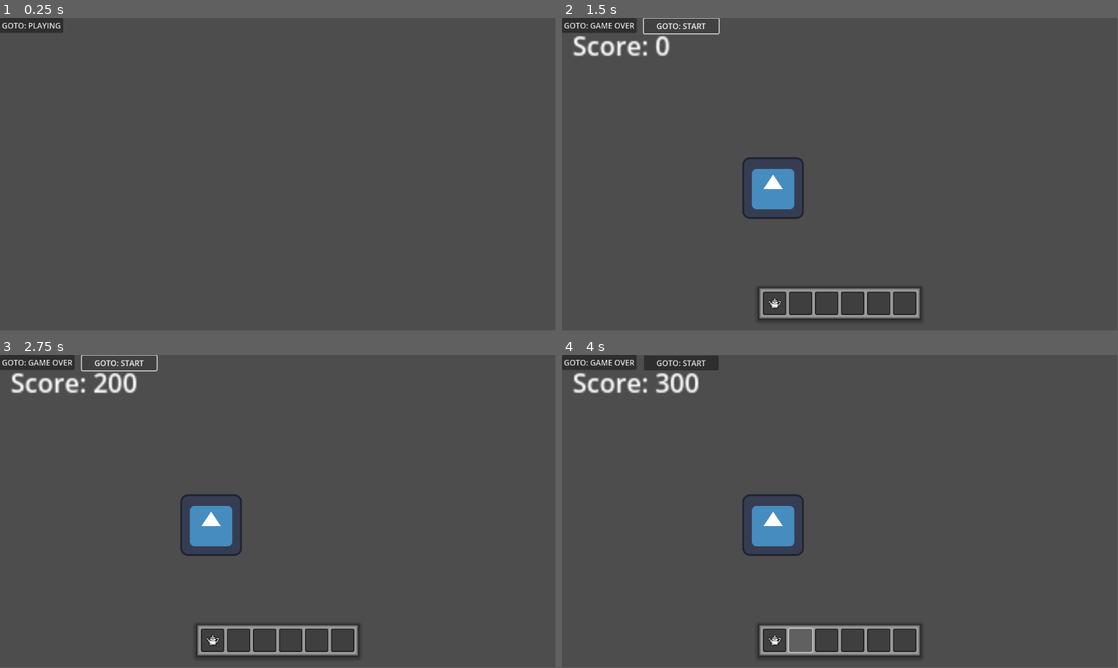
Above: before the commit, frames 1-4 (two rows, left to right).
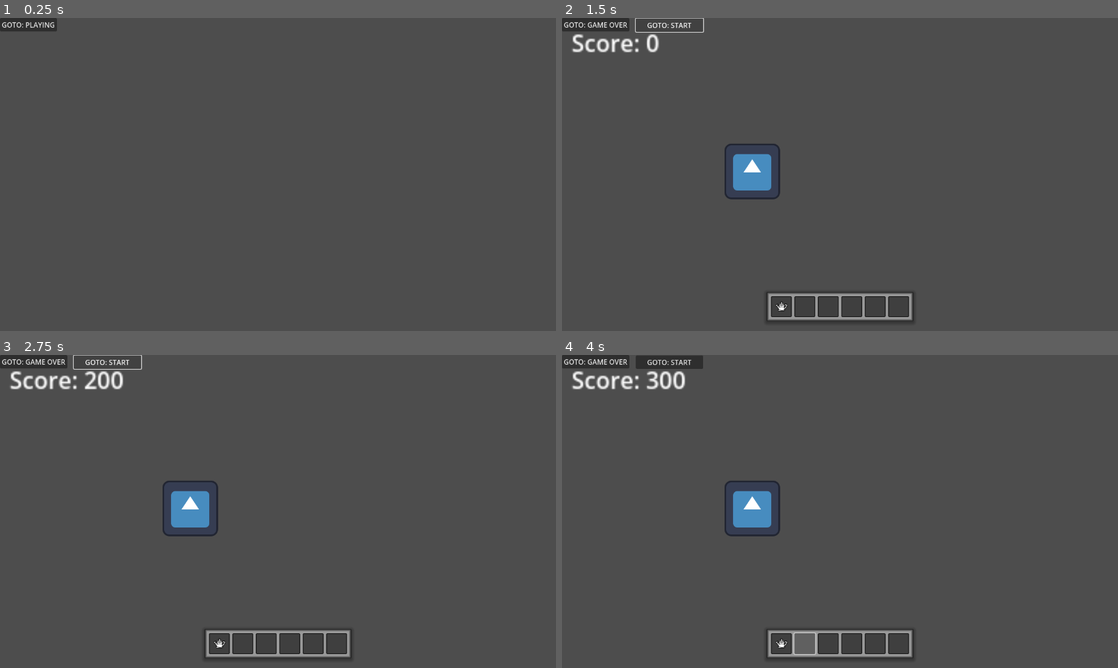
Above: after the commit, the same moments.

Repository: arget4me/cosyville
Game: Godot game, scene res://Scenes/main_scene.tscn
The game is run twice, just before and just after one commit, with the same random seed, the same clock (stepped at 60 frames per second) and the same inputs. The engine's default icon, where the game draws it, is replaced by a stand-in: a white triangle on a blue panel in a dark square.
Inputs (mouse positions are in pixels of both pictures, inside the frame that each line leads up to; where the layout moved, square brackets give the same spot in the first picture):
- Up to frame 1 (0.25 s): no input
- Up to frame 2 (1.5 s): click "GOTO: PLAYING" at 0.5 s; click "GOTO: START" at 1.25 s
- Up to frame 3 (2.75 s): click "GOTO: START" at 2 s
- Up to frame 4 (4 s): click (778, 642) [773, 639] at 2.75 s; click (806, 642) [801, 639] at 3.5 s
In our replay, the window is 799x449 before the commit and 800x450 after it. These sizes can differ from the game's own. Grey fills any space a smaller window leaves; there, only what the larger window draws over its background counts as a difference.

The runs differ from the first frame. In frame 1, 0.2% of the frame differs, in the area x 0-12%, y 0-5%; in frame 2, 4.7%; in frame 3, 5.0%; in frame 4, 5.1%, in the area x 0-65%, y 0-97%.

Commit message:
Set resolution and scaling

Diff:
--- a/project.godot
+++ b/project.godot
@@ -20,6 +20,13 @@
 GameManager="*res://Scripts/Singletons/game_manager.gd"
 ClickingManager="*res://Scripts/Singletons/clicking_manager.gd"
 MouseImageManager="*res://Scripts/Singletons/mouse_image_manager.gd"
+
+[display]
+
+window/size/viewport_width=1280
+window/size/viewport_height=720
+window/stretch/mode="viewport"
+window/stretch/aspect="keep_height"
 
 [input]
 
